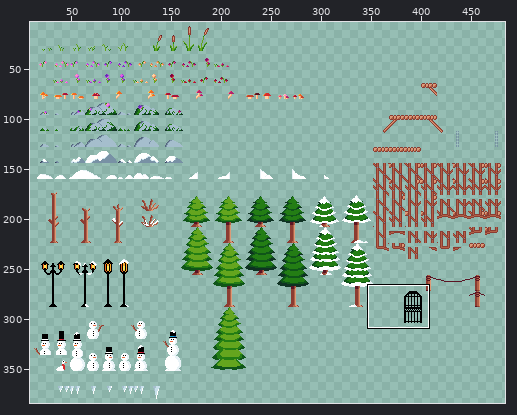
Two states of a sprite sheet, Goose with a Scarf/sprites/sprTilesDeco16/e3e90a35-e177-4fa3-9686-92c172d5dfba.png. The first picture is a wide view before the edit; the outline marks the close-up.
Close-up. Before:
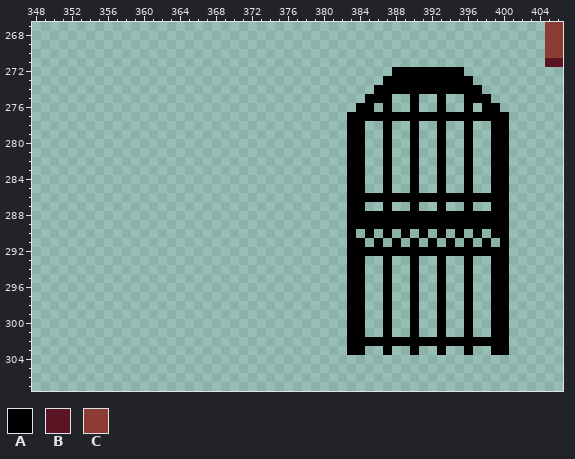
The file is 496x496 pixels. Shown: x 348..406, y 267..307. The wide view leaves out empty margins.
Palette (. is transparent): A #000000  B #5a1423  C #8c3c32
Pixels before (only the part around the change), first column x 348:
269 .........................................................CC
270 .........................................................CC
271 .........................................................BB
272 ........................................AAAAAAAA...........
273 .......................................AAAAAAAAAA..........
274 ......................................AAAAAAAAAAAA.........
275 .....................................AAA..A..A..AAA........
276 ....................................AA.A..A..A..A.AA.......
277 ...................................AAAAAAAAAAAAAAAAAA......
278 ...................................AA..A..A..A..A..AA......
279 ...................................AA..A..A..A..A..AA......
280 ...................................AA..A..A..A..A..AA......
281 ...................................AA..A..A..A..A..AA......
282 ...................................AA..A..A..A..A..AA......
283 ...................................AA..A..A..A..A..AA......
284 ...................................AA..A..A..A..A..AA......
285 ...................................AA..A..A..A..A..AA......
286 ...................................AAAAAAAAAAAAAAAAAA......
287 ...................................AA..A..A..A..A..AA......
288 ...................................AAAAAAAAAAAAAAAAAA......
289 ...................................AAAAAAAAAAAAAAAAAA......
290 ...................................A.A.A.A.A.A.A.A.AA......
291 ...................................AA.A.A.A.A.A.A.A.A......
292 ...................................AAAAAAAAAAAAAAAAAA......
293 ...................................AA..A..A..A..A..AA......
294 ...................................AA..A..A..A..A..AA......
295 ...................................AA..A..A..A..A..AA......
296 ...................................AA..A..A..A..A..AA......
297 ...................................AA..A..A..A..A..AA......
298 ...................................AA..A..A..A..A..AA......
299 ...................................AA..A..A..A..A..AA......
300 ...................................AA..A..A..A..A..AA......
301 ...................................AA..A..A..A..A..AA......
302 ...................................AAAAAAAAAAAAAAAAAA......
303 ...................................AA..A..A..A..A..AA......
304 ...........................................................
305 ...........................................................
306 ...........................................................
307 ...........................................................
The result:
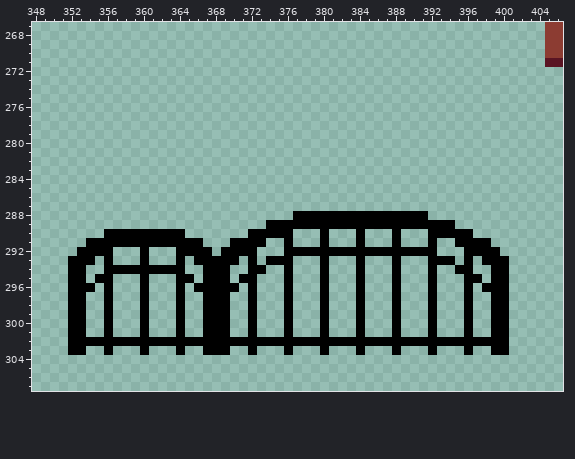
Difference:
Colour A is added in row 288 at x 377 to 382; in row 289 at x 374 to 382; in row 290 at x 356 to 364, 372 to 376, 380, 384, 388, 392, 394 and 396; in row 291 at x 354 to 366, 370 to 373, 376, 380, 395 and 397; in row 292 at x 353 to 356, 360, 364 to 367, 369 to 372 and 376 to 382; in row 293 at x 352 to 354, 356, 360, 364, 366 to 370, 372, 374 to 376, 380, 388, 392, 394 and 398.
Colour A is added in row 294 at x 352 to 353, 356 to 364, 367 to 369, 372 to 373, 376, 380, 388, 392 and 395; in row 295 at x 352 to 353, 355 to 356, 360, 364 to 365, 367 to 369, 371 to 372, 376, 380, 388, 392 and 397; in row 296 at x 352 to 354, 356, 360, 364, 366 to 370, 372, 376, 380, 388, 392 and 398; in rows 297 to 301 at x 352 to 353, 356, 360, 364, 367 to 369, 372, 376, 380, 388 and 392; in row 302 at x 352 to 382; in row 303 at x 352 to 353, 356, 360, 364, 367 to 369, 372, 376, 380, 388 and 392.
Colour A is gone in row 272 at x 388 to 395; in row 273 at x 387 to 396; in row 274 at x 386 to 397; in row 275 at x 385 to 387, 390, 393 and 396 to 398; in row 276 at x 384 to 385, 387, 390, 393, 396 and 398 to 399; in row 277 at x 383 to 400.
Colour A is gone in rows 278 to 285 at x 383 to 384, 387, 390, 393, 396 and 399 to 400; in row 286 at x 383 to 400; in row 287 at x 383 to 384, 387, 390, 393, 396 and 399 to 400; in row 288 at x 392 to 400; in row 289 at x 395 to 400; in row 290 at x 383, 385, 387, 389, 391, 397 and 399 to 400.
Colour A is gone in row 291 at x 383, 386, 390, 394 and 400; in row 292 at x 393 to 395 and 400; in row 293 at x 383, 387 and 390; in rows 294 to 301 at x 383, 387, 390 and 393; in row 303 at x 383, 387, 390 and 393.
Boxes around the changes in both close-ups, in picture pixels (x1, y1, x2, y2):
changed: (68, 67, 509, 355)
